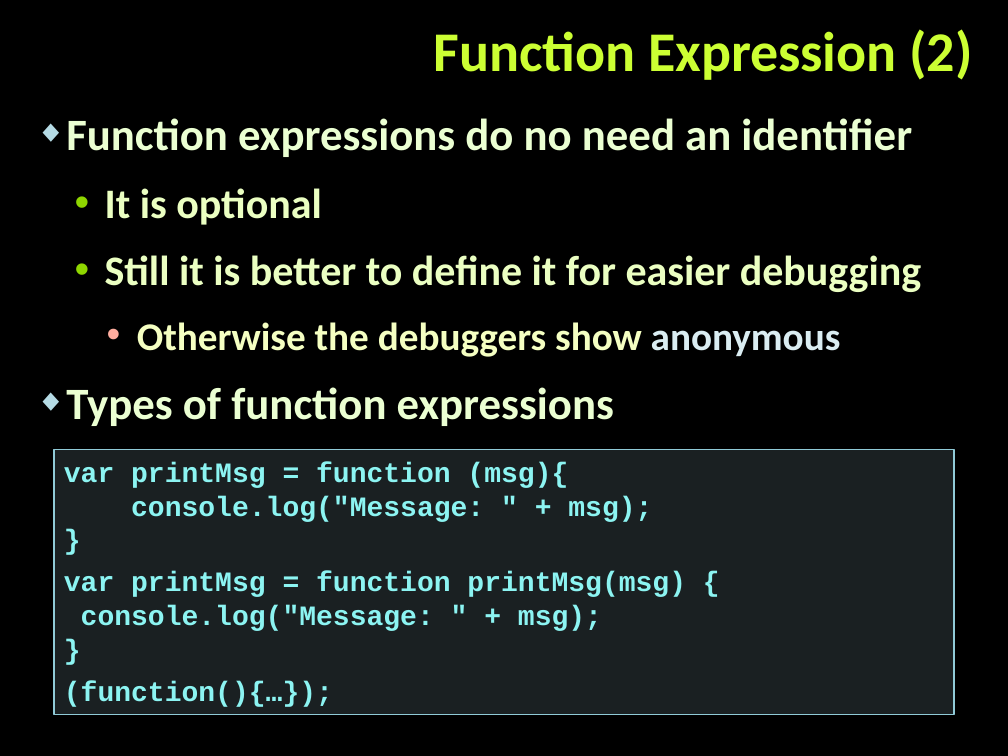
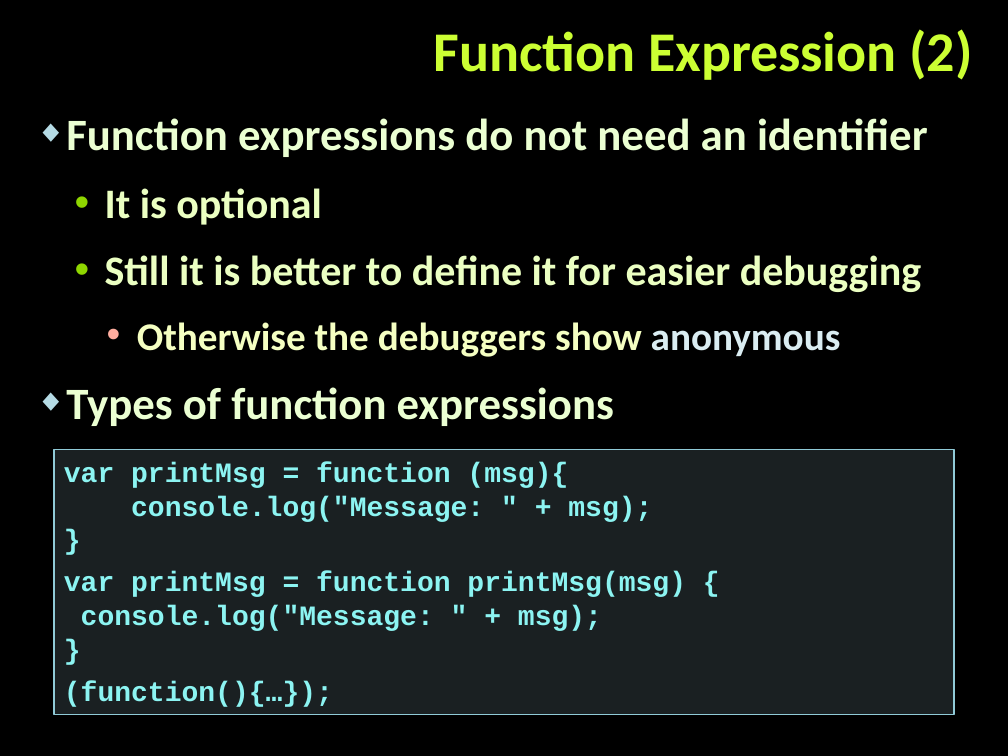
Before and after one commit to tddold/Telerik-Academy, a slide deck: slide 17 of Web Design &UI/4. JS OOP/Presentacions/Functions-and-function-expressions.pptx. Drawn at 1008x756 pixels with LibreOffice and Linux fonts; fonts in the diff are those of the drawing; background and template pictures are left out. Boxes give left, top, right and bottom in pixels: in the first picture for what was removed or moved away, otherwise in the second. Text is boxed around its words. In the diff, an @@ line names an element or a change of style, - is before the commit and + after.

```diff
--- a/Web Design &UI/4. JS OOP/Presentacions/Functions-and-function-expressions.pptx
+++ b/Web Design &UI/4. JS OOP/Presentacions/Functions-and-function-expressions.pptx
@@ text at bbox=[66, 118, 928, 157]: text changed @@
-◆ Function expressions do no need an identifier
+◆ Function expressions do not need an identifier
```
Also in this commit, not shown: 13 other slides changed, 3 slides added, 36 slides removed, 16 other files.
